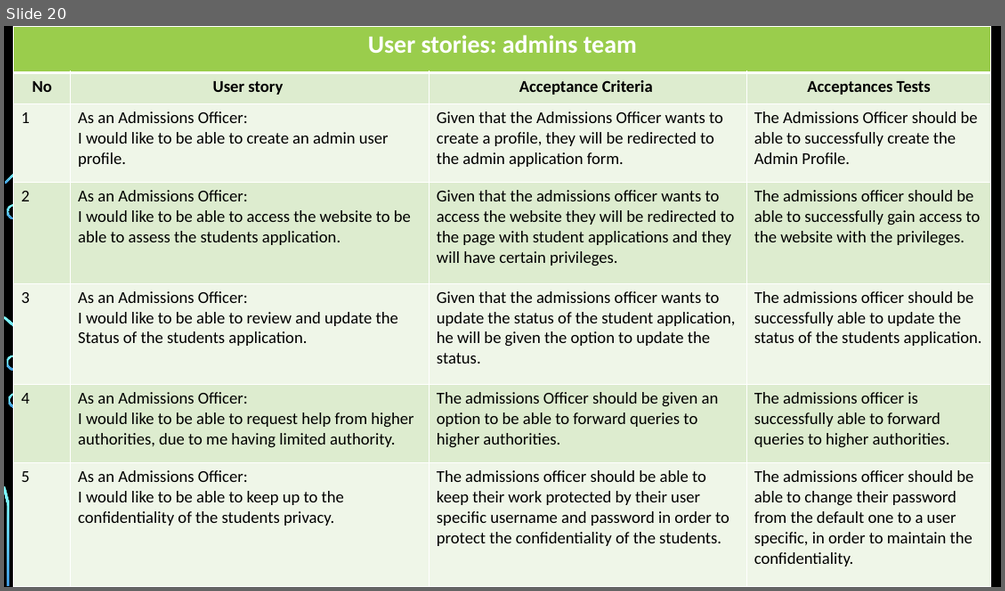
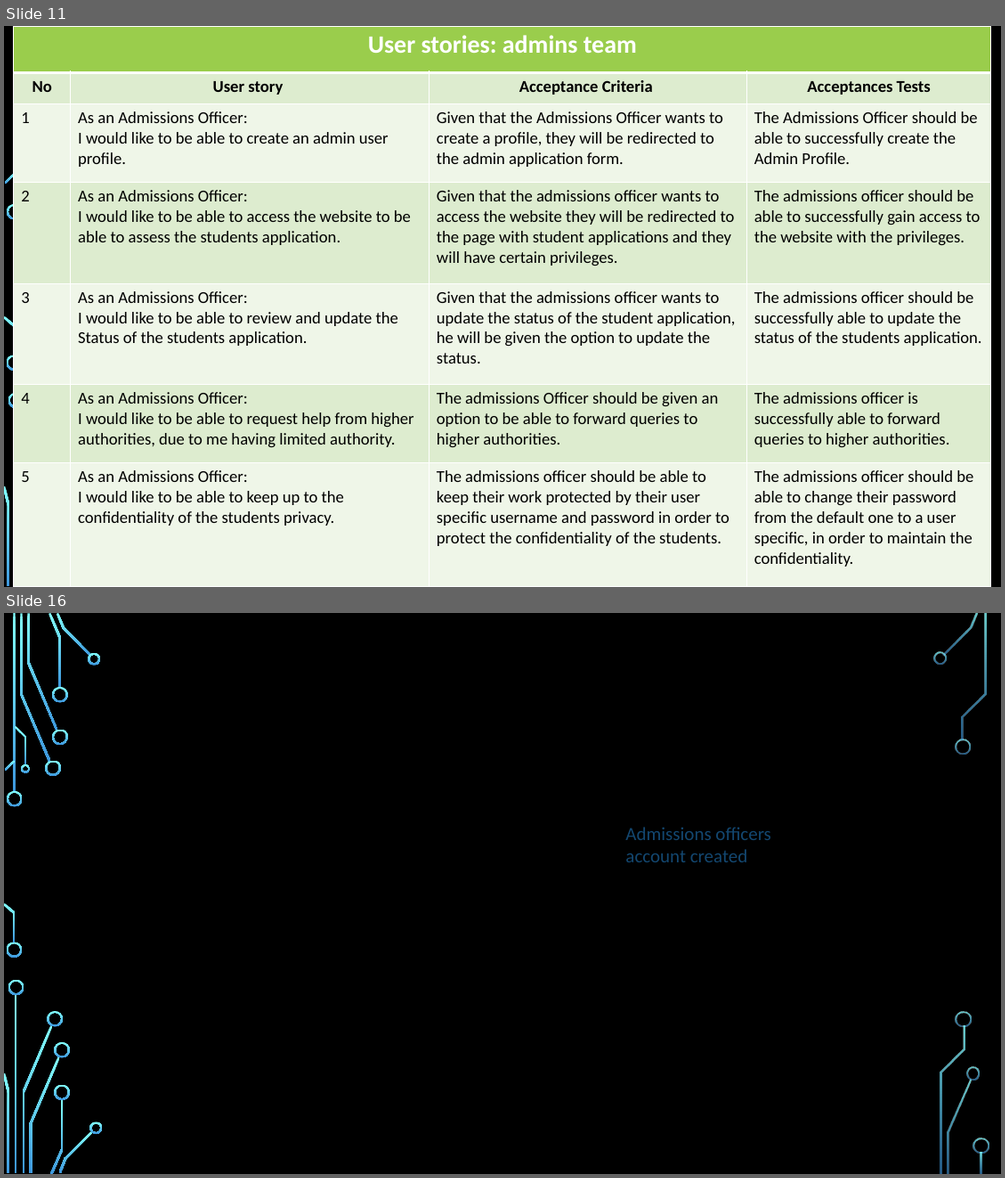
Before and after one commit to RahulPurbhoo/Capstone-Project, a slide deck: Capstone _Project.pptx. Shown one above the other, each under a label of ours: slide 20 before the commit, slides 11 and 16 after it; the slides between them are not shown. The pictures are 1005x591 and 1005x1178 pixels, drawn with LibreOffice and Linux fonts; fonts in the diff are those of the drawing; background and template pictures are left out. Boxes give left, top, right and bottom in pixels: in the first picture for what was removed or moved away, otherwise in the second. Text is boxed around its words. In the diff, an @@ line names an element or a change of style, - is before the commit and + after.

```diff
--- a/Capstone _Project.pptx
+++ b/Capstone _Project.pptx
@@ slide 16 added at (4, 613, 1001, 1174), background picture (left out); not listed: 36 template elements that a slide beside it also shows @@
@@ text added at (625, 827, 770, 862), 18 pt, text #134770 @@
+Admissions officers account created
@@ what was slide 20 is now slide 11 @@
```
Also in this commit, not shown: 4 slides changed, 10 other slides added, 11 slides removed, 1 other file.
